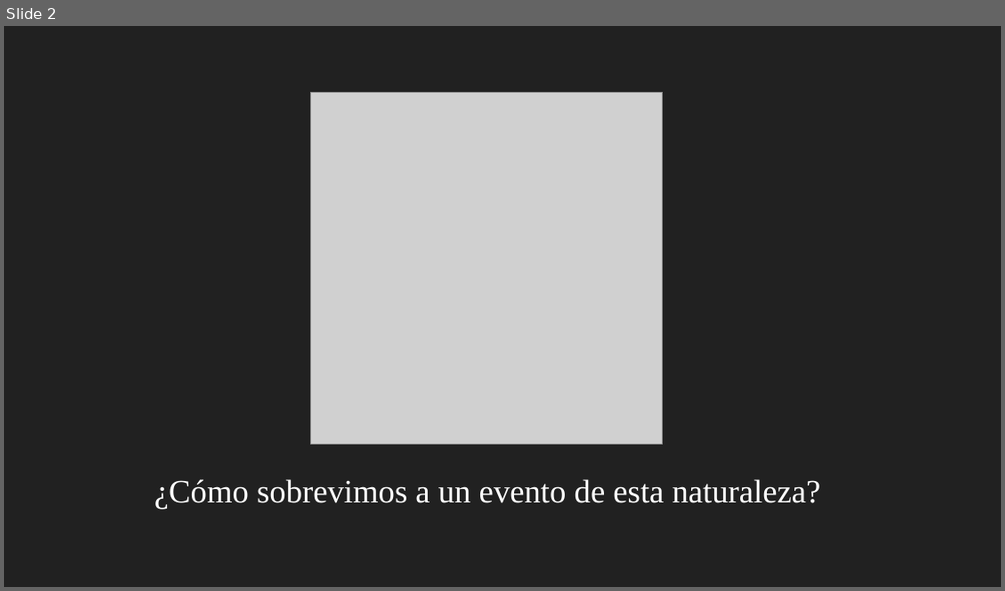
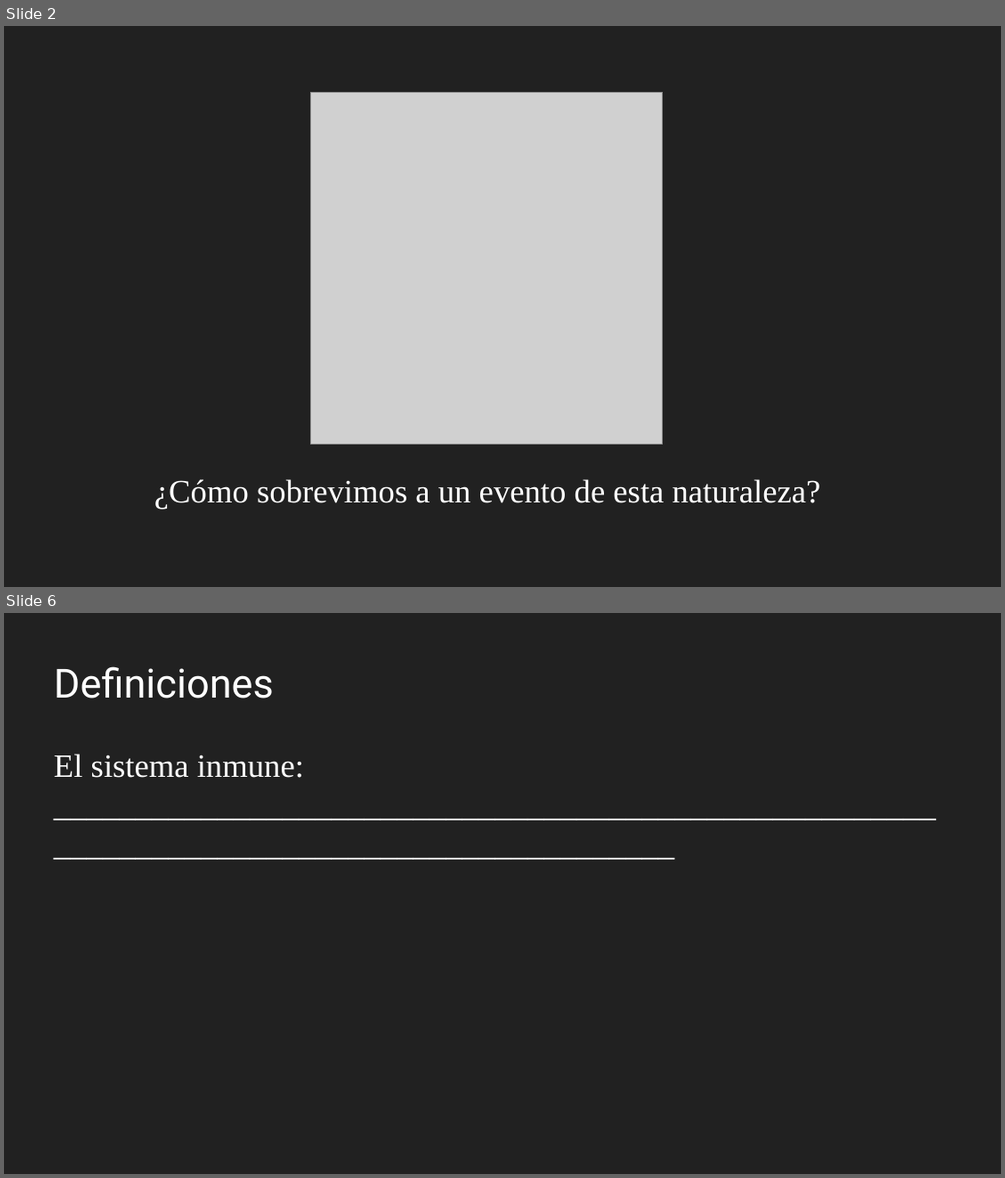
Before and after one commit to gerardommc/Medicina-Cons, a slide deck: Inmuno.odp. Shown one above the other, each under a label of ours: slide 2 before the commit, slides 2 and 6 after it; the slides between them are not shown. The pictures are 1005x591 and 1005x1178 pixels, drawn with LibreOffice and Linux fonts; fonts in the diff are those of the drawing; grey boxes stand for pictures. Boxes give left, top, right and bottom in pixels: in the first picture for what was removed or moved away, otherwise in the second. Text is boxed around its words. In the diff, an @@ line names an element or a change of style, - is before the commit and + after.

```diff
--- a/Inmuno.odp
+++ b/Inmuno.odp
@@ slide 6 added at <box>4,613,1001,1174</box>, background #212121 @@
@@ title added at <box>54,666,274,698</box>, 32 pt, text #FFFFFF @@
+Definiciones
@@ text added at <box>54,754,304,778</box>, 26 pt, text #FFFFFF @@
+El sistema inmune: ____________________________________________________________________________________________
```
Also in this commit, not shown: 3 other slides added, 3 slides removed, 9 other files.
